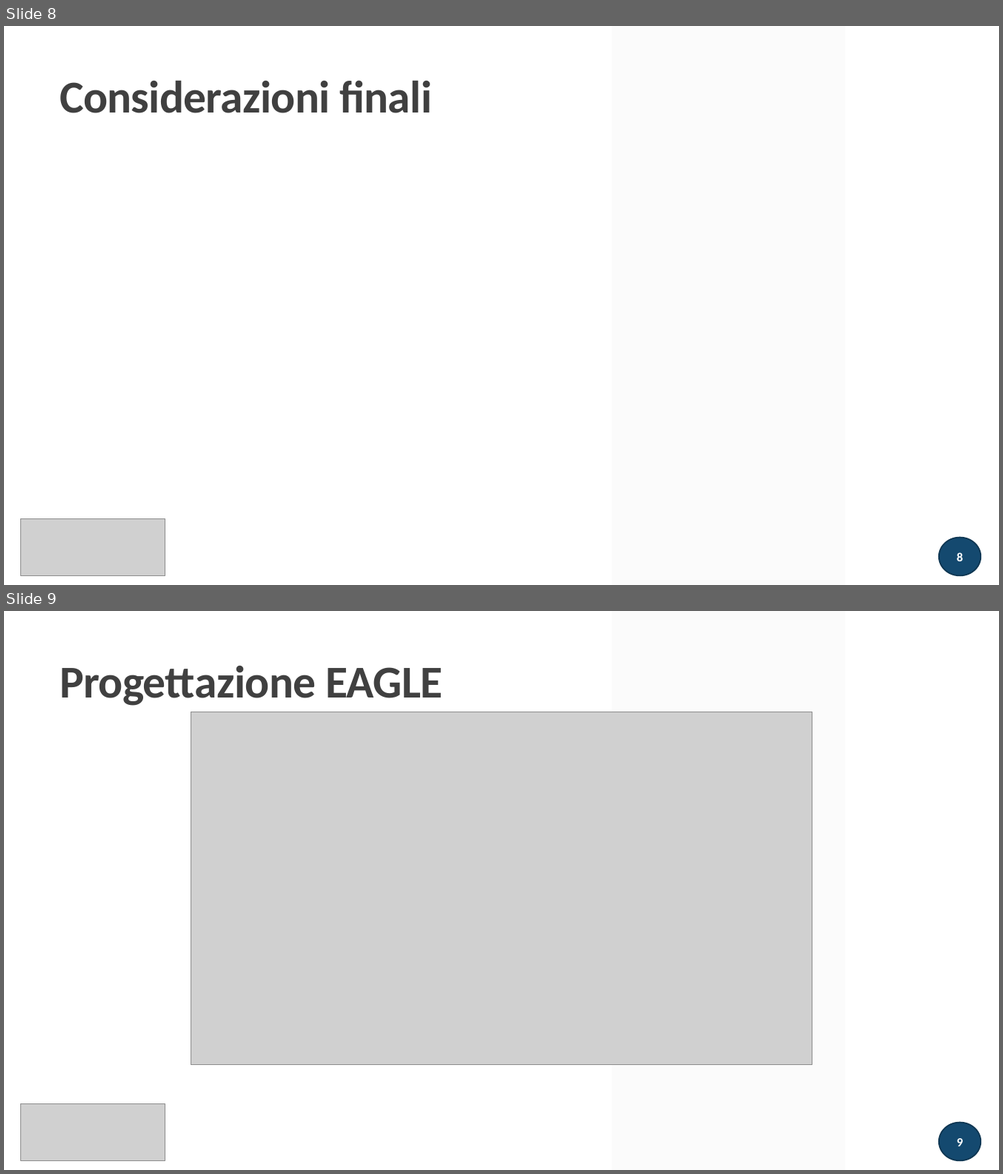
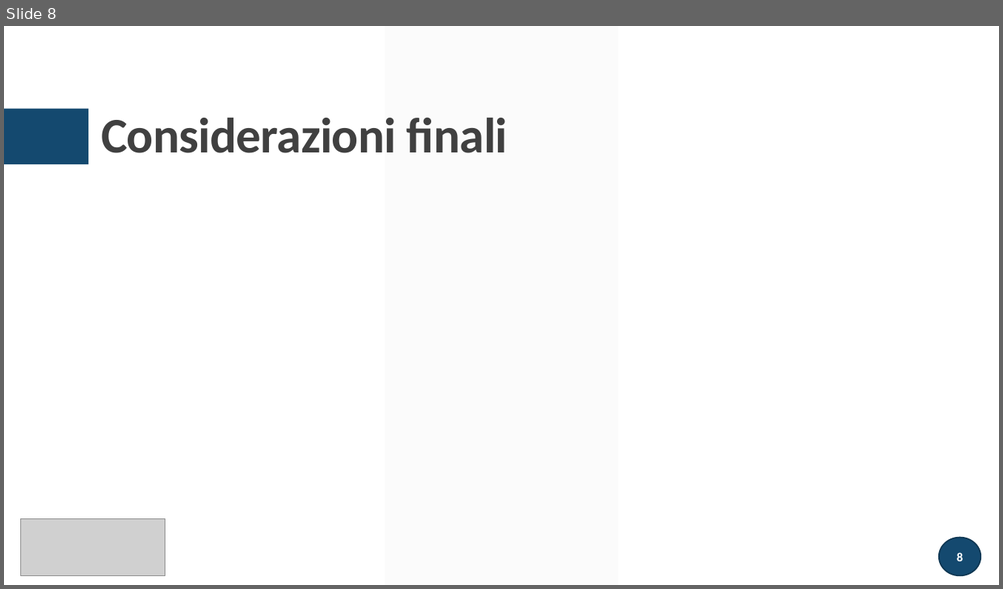
Before and after one commit to greco-salvatore/LTSpice, a slide deck: presentazione/presentazione.pptx. Shown one above the other, each under a label of ours: slides 8 and 9 before the commit, slide 8 after it. The pictures are 1003x1174 and 1003x589 pixels, drawn with LibreOffice and Linux fonts; fonts in the diff are those of the drawing; grey boxes stand for pictures. Boxes give left, top, right and bottom in pixels: in the first picture for what was removed or moved away, otherwise in the second. Text is boxed around its words. In the diff, an @@ line names an element or a change of style, - is before the commit and + after.

```diff
--- a/presentazione/presentazione.pptx
+++ b/presentazione/presentazione.pptx
@@ slide 9 removed at [4, 611, 999, 1170], background #FFFFFF; not listed: 1 template element that a slide beside it also shows @@
@@ title removed at [60, 666, 442, 706] @@
-Progettazione EAGLE
@@ picture removed at [190, 712, 812, 1065] @@
@@ rectangle removed at [53, 813, 293, 851] @@
@@ picture removed at [21, 1104, 166, 1162] @@
@@ page number removed at [939, 1123, 981, 1161] @@
-9
@@ slide 8 changed as well @@
@@ parallelogram: place and size @@
-parallelogram at [612, 26, 845, 585]
+parallelogram at [384, 26, 617, 585]
@@ title "Considerazioni finali": place and size @@
-title "Considerazioni finali" at [60, 80, 432, 113]
+title "Considerazioni finali" at [101, 118, 507, 153]
@@ title "Considerazioni finali" at [101, 118, 507, 153]: size 44 to 48 pt @@
@@ rectangle added at [4, 109, 88, 165], fill #14496F @@
```
Also in this commit, not shown: 21 other slides changed, 1 slide added, 19 other files.
